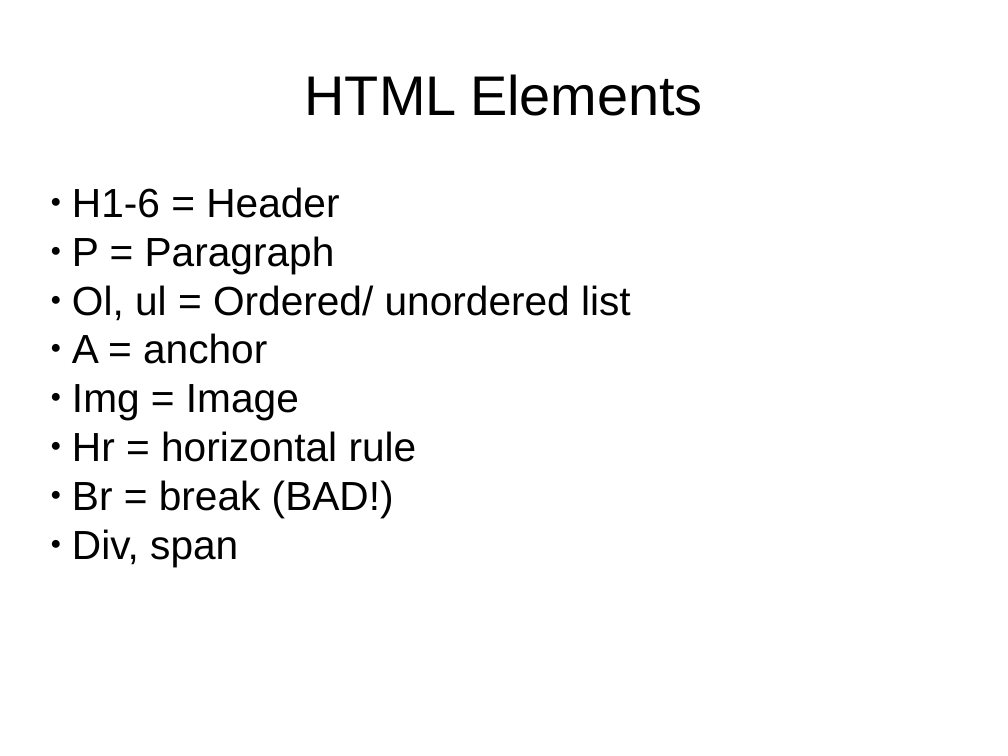
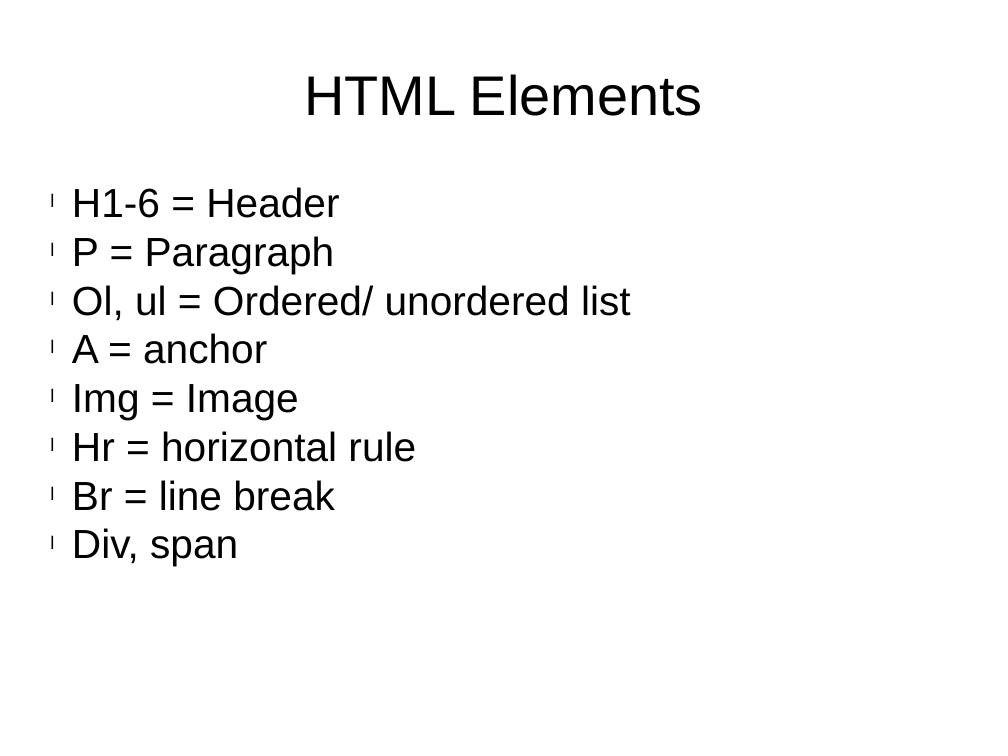
Before and after one commit to MakerBar/webprogclass, a slide deck: slide 4 of slides.pptx. Drawn at 1008x756 pixels with LibreOffice and Linux fonts; fonts in the diff are those of the drawing. Boxes give left, top, right and bottom in pixels: in the first picture for what was removed or moved away, otherwise in the second. Text is boxed around its words. In the diff, an @@ line names an element or a change of style, - is before the commit and + after.

```diff
--- a/slides.pptx
+++ b/slides.pptx
@@ text at [72,187,631,566]: bullet ● to l @@
@@ text at [72,480,335,511]: text changed @@
-● Br = break (BAD!)
+l Br = line break
```
Also in this commit, not shown: 10 other slides changed, 3 other files.
